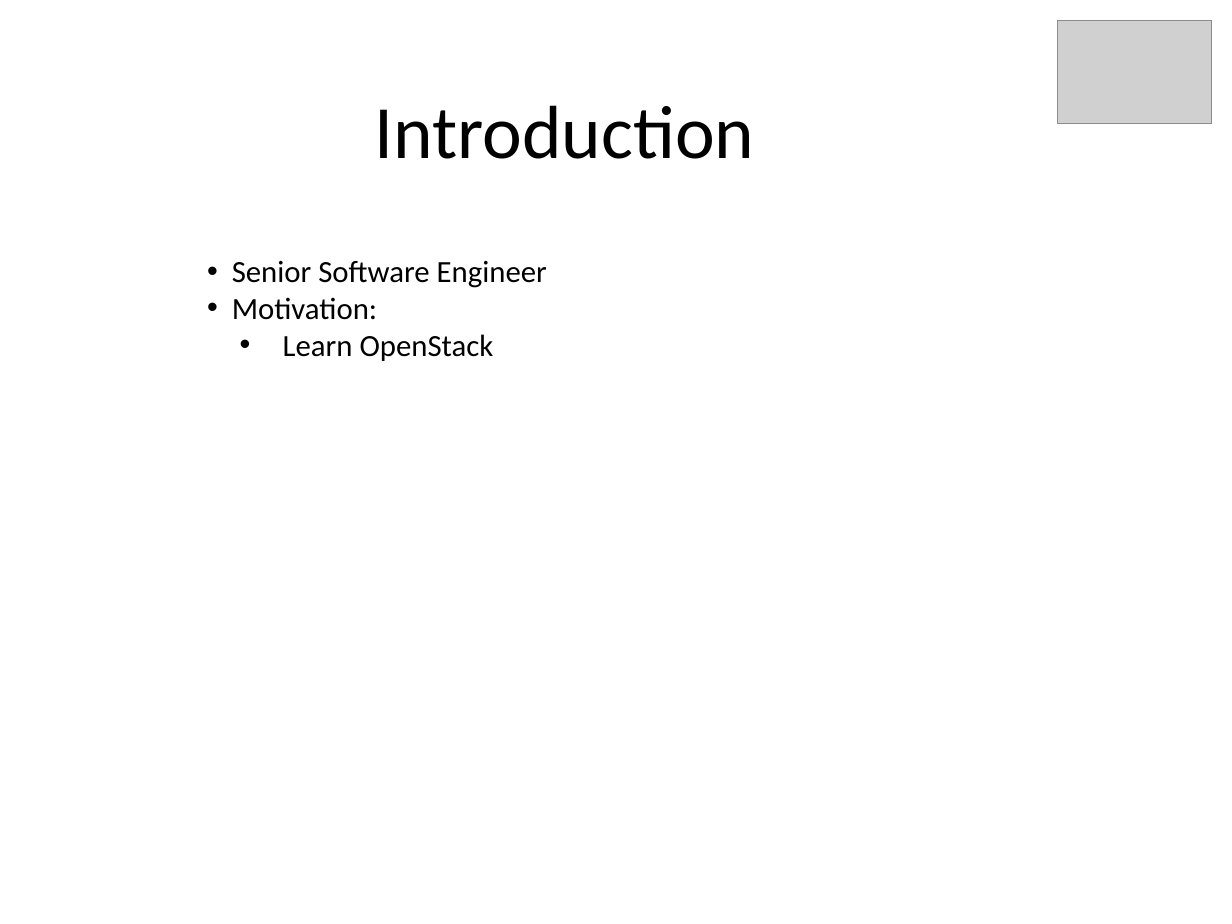
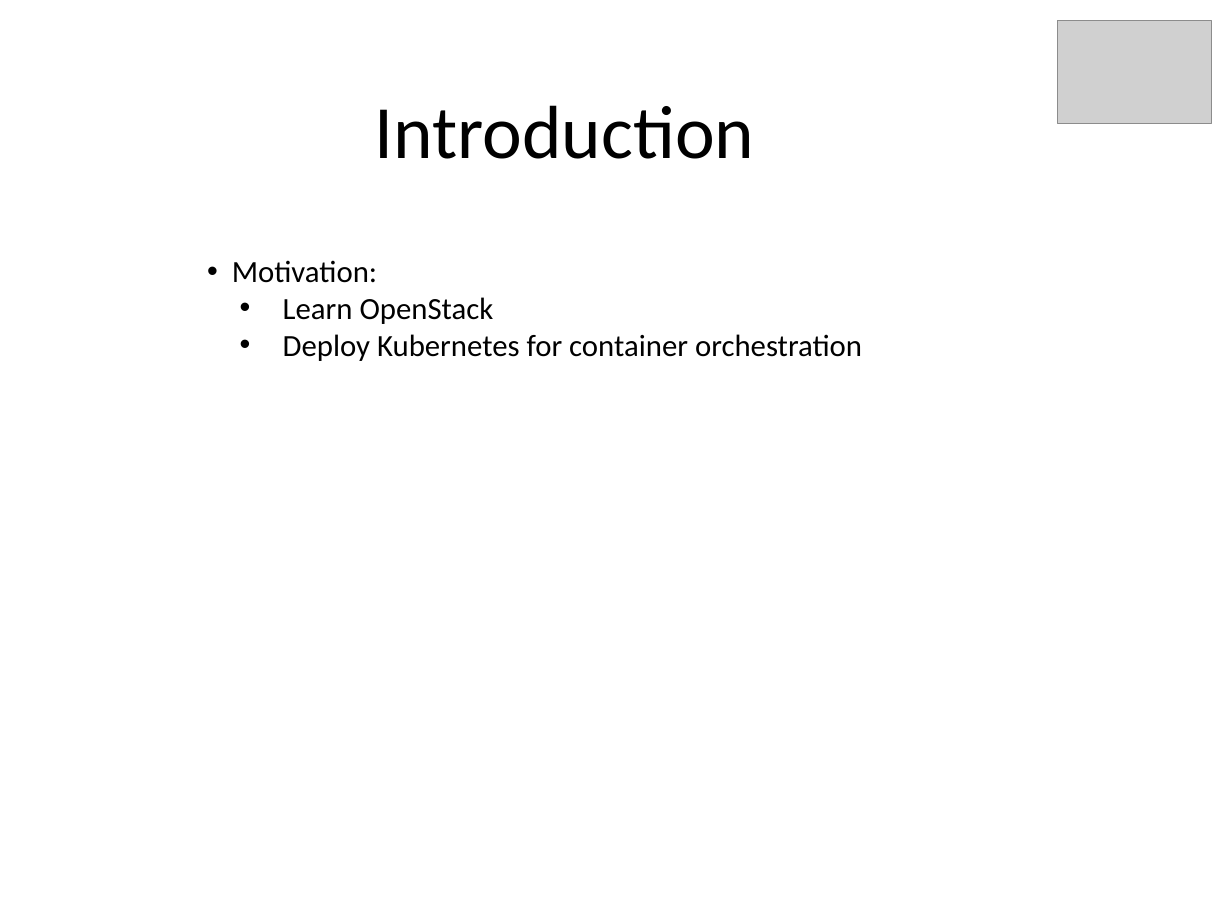
Before and after one commit to kskalvar/openstack-aio-aws, a slide deck: slide 2 of docs/OpenStack-Ansible-AIO-on-AWS-Presentation.pptx. Drawn at 1232x924 pixels with LibreOffice and Linux fonts; fonts in the diff are those of the drawing; grey boxes stand for pictures. Boxes give left, top, right and bottom in pixels: in the first picture for what was removed or moved away, otherwise in the second. Text is boxed around its words. In the diff, an @@ line names an element or a change of style, - is before the commit and + after.

```diff
--- a/docs/OpenStack-Ansible-AIO-on-AWS-Presentation.pptx
+++ b/docs/OpenStack-Ansible-AIO-on-AWS-Presentation.pptx
@@ text at [232,261,547,288]: paragraph removed @@
-• Senior Software Engineer
@@ text at [283,334,862,361]: paragraph added @@
+  • Deploy Kubernetes for container orchestration
```
Also in this commit, not shown: 6 other slides changed, 1 other file.
